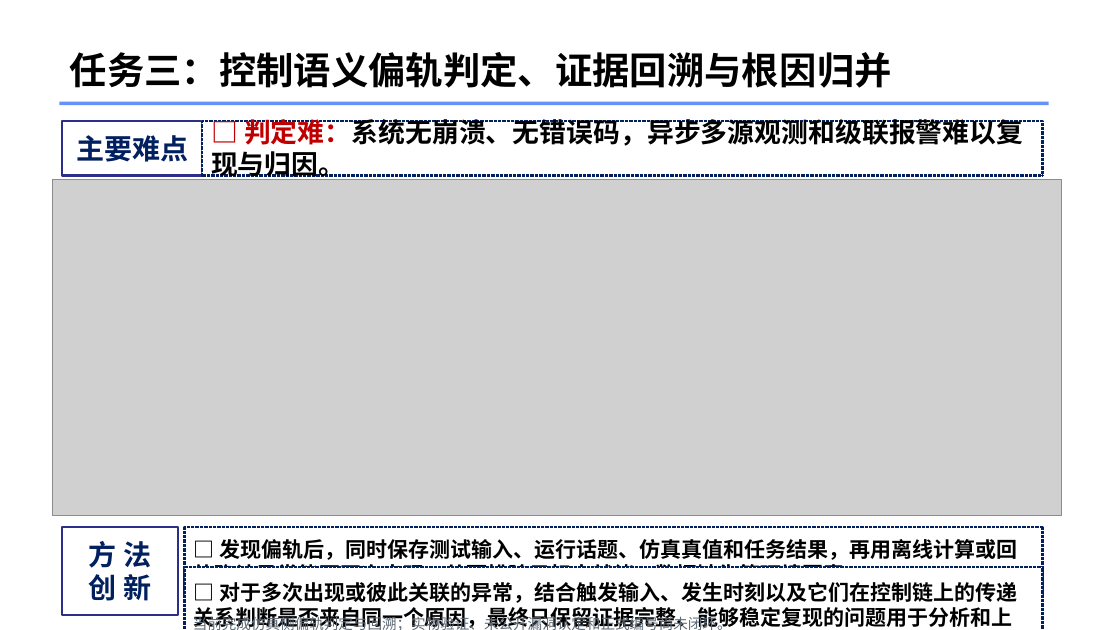
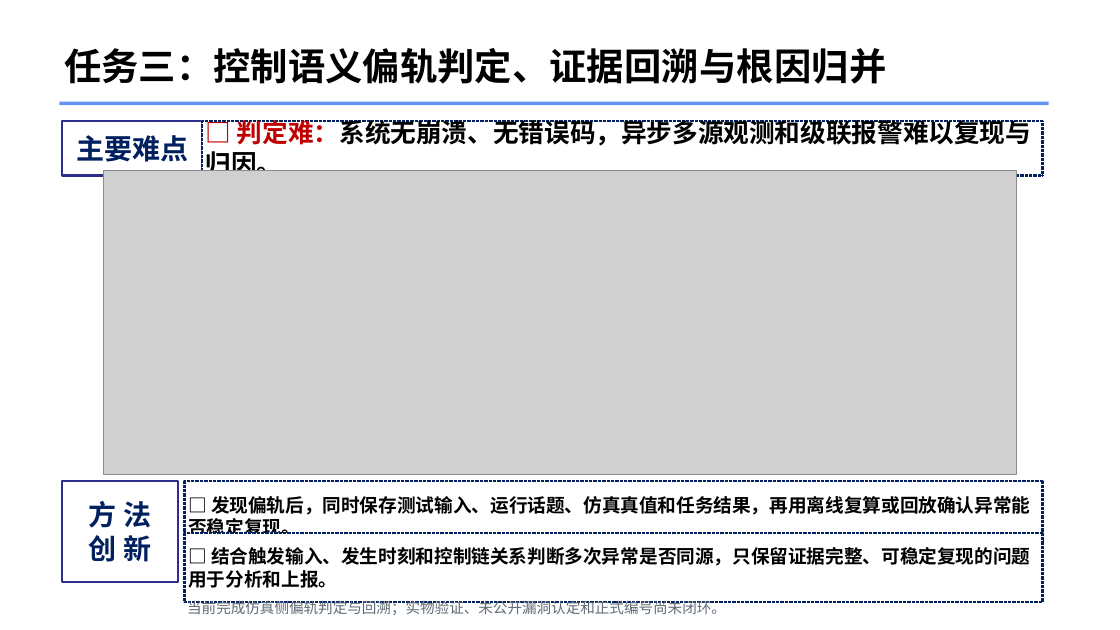
Before and after one commit to 147258369ymc/robofuzz-jazzy, a slide deck: slide 7 of 人才项目/PPT_第2-3部分/拔尖人才项目阶段进展汇报_RoboFuzz_第2-3部分.pptx. Drawn at 1120x630 pixels with LibreOffice and Linux fonts; fonts in the diff are those of the drawing; grey boxes stand for pictures. Boxes give left, top, right and bottom in pixels: in the first picture for what was removed or moved away, otherwise in the second. Text is boxed around its words. In the diff, an @@ line names an element or a change of style, - is before the commit and + after.

Commit message:
fix: polish RoboFuzz PPT layout and rendering

```diff
--- a/人才项目/PPT_第2-3部分/拔尖人才项目阶段进展汇报_RoboFuzz_第2-3部分.pptx
+++ b/人才项目/PPT_第2-3部分/拔尖人才项目阶段进展汇报_RoboFuzz_第2-3部分.pptx
@@ text "任务三：控制语义偏轨判定、证据回溯与根因归并": place and size @@
-text "任务三：控制语义偏轨判定、证据回溯与根因归并" at (70,52,892,88)
+text "任务三：控制语义偏轨判定、证据回溯与根因归并" at (64,48,886,84)
@@ rectangle "□ 判定难：系统无崩溃、无错误码，异步多源观测和级联报警难以复现与归因。" at (202,121,1043,176): size 23 to 22 pt @@
@@ picture: place and size @@
-picture at (53,179,1062,515)
+picture at (103,171,1017,475)
@@ rectangle "方 法": place and size @@
-rectangle "方 法" at (62,528,178,615)
+rectangle "方 法" at (62,481,178,582)
@@ rectangle "□ 发现偏轨后，同时保存测试输入、运行话题、仿真真值和任务结果，再用离线复算或回放确认异常能否稳定复现。": place and size @@
-rectangle "□ 发现偏轨后，同时保存测试输入、运行话题、仿真真值和任务结果，再用离线复算或回放确认异常能否稳定复现。" at (185,528,1044,597)
+rectangle "□ 发现偏轨后，同时保存测试输入、运行话题、仿真真值和任务结果，再用离线复算或回放确认异常能否稳定复现。" at (185,481,1044,550)
@@ text in rectangle at (188,496,1030,534): text changed; size 18 to 16 pt @@
-□ 发现偏轨后，同时保存测试输入、运行话题、仿真真值和任务结果，再用离线计算或回放确认异常能否再次出现，从而排除目标未就绪、数据缺失等环境因素。
+□ 发现偏轨后，同时保存测试输入、运行话题、仿真真值和任务结果，再用离线复算或回放确认异常能否稳定复现。
@@ rectangle "□ 结合触发输入、发生时刻和控制链关系判断多次异常是否同源，只保留证据完整、可稳定复现的问题用于分析和上报。": place and size @@
-rectangle "□ 结合触发输入、发生时刻和控制链关系判断多次异常是否同源，只保留证据完整、可稳定复现的问题用于分析和上报。" at (185,567,1044,630)
+rectangle "□ 结合触发输入、发生时刻和控制链关系判断多次异常是否同源，只保留证据完整、可稳定复现的问题用于分析和上报。" at (185,534,1044,602)
@@ text in rectangle at (188,547,1030,588): text changed; size 18 to 16 pt @@
-□ 对于多次出现或彼此关联的异常，结合触发输入、发生时刻以及它们在控制链上的传递关系判断是否来自同一个原因，最终只保留证据完整、能够稳定复现的问题用于分析和上报。
+□ 结合触发输入、发生时刻和控制链关系判断多次异常是否同源，只保留证据完整、可稳定复现的问题用于分析和上报。
@@ text "当前完成仿真侧偏轨判定与回溯；实物验证、未公开漏洞认定和正式编号尚未闭环。": place and size @@
-text "当前完成仿真侧偏轨判定与回溯；实物验证、未公开漏洞认定和正式编号尚未闭环。" at (193,614,732,630)
+text "当前完成仿真侧偏轨判定与回溯；实物验证、未公开漏洞认定和正式编号尚未闭环。" at (187,601,726,615)
```
Also in this commit, not shown: 3 other slides changed, 3 other files.
